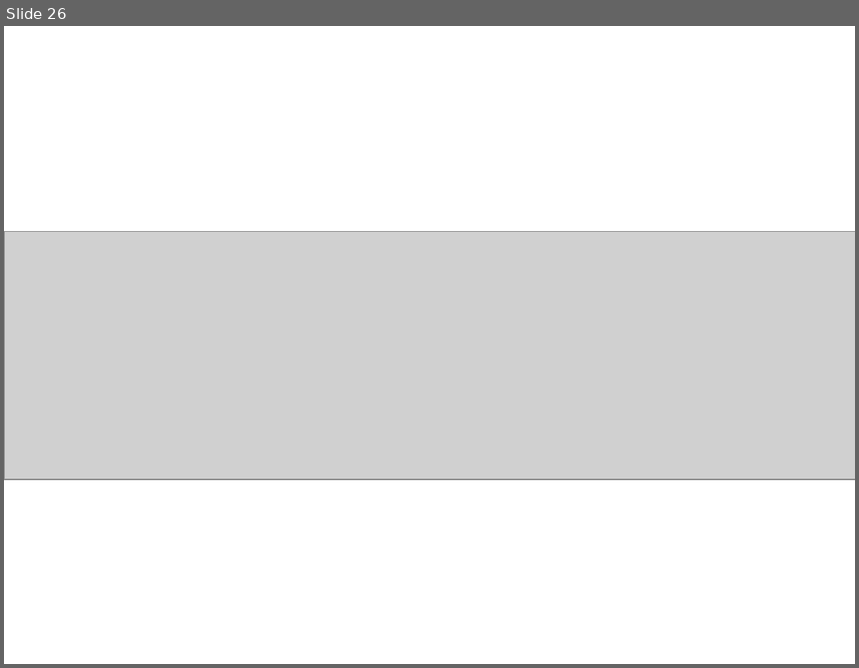
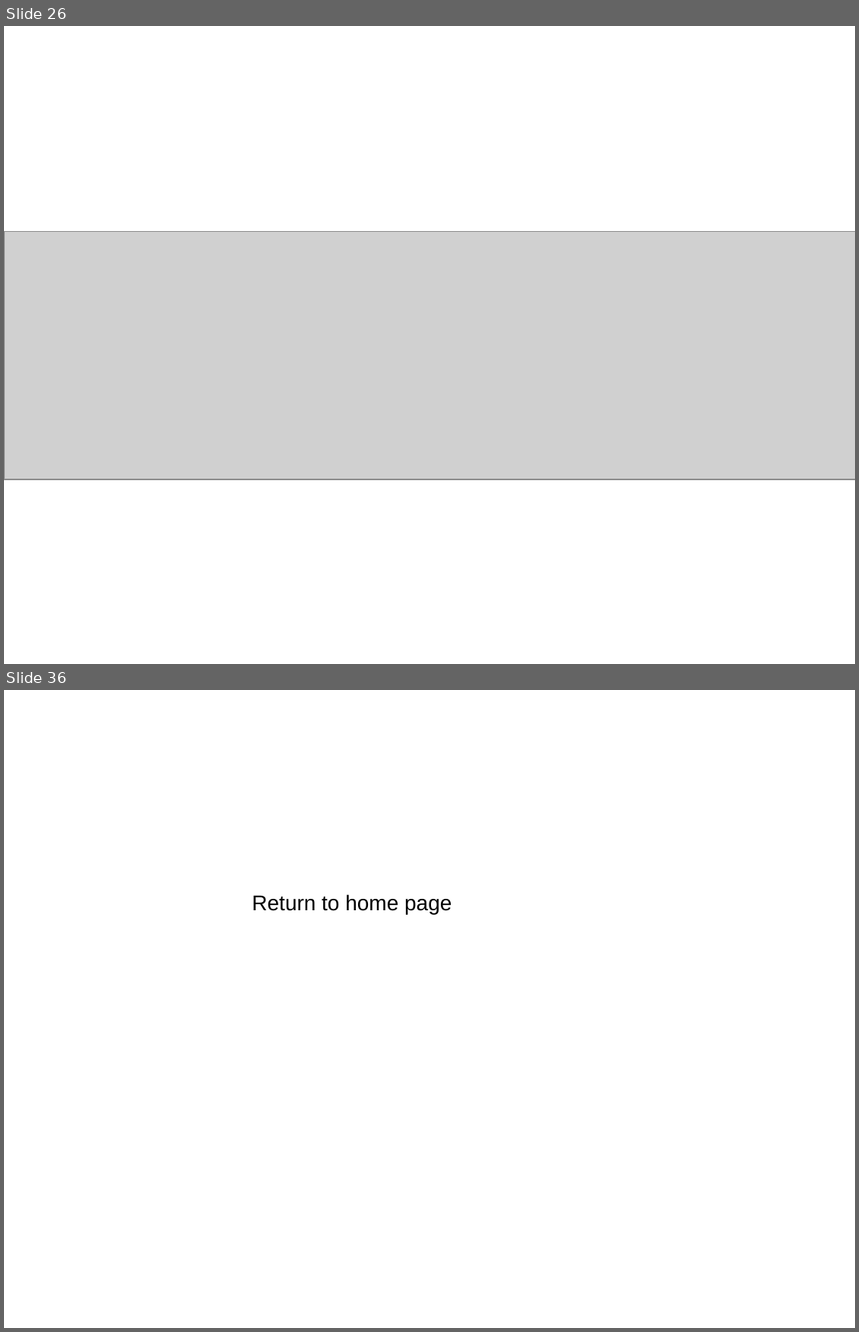
Before and after one commit to skipcole/opensimplatform, a slide deck: osp_arch_docs/instructor_vid/USIP_OSP_Facilitator_Training.ppt. Shown one above the other, each under a label of ours: slide 26 before the commit, slides 26 and 36 after it; the slides between them are not shown. The pictures are 859x668 and 859x1332 pixels, drawn with LibreOffice and Linux fonts; fonts in the diff are those of the drawing; grey boxes stand for pictures. Boxes give left, top, right and bottom in pixels: in the first picture for what was removed or moved away, otherwise in the second. Text is boxed around its words. In the diff, an @@ line names an element or a change of style, - is before the commit and + after.

```diff
--- a/osp_arch_docs/instructor_vid/USIP_OSP_Facilitator_Training.ppt
+++ b/osp_arch_docs/instructor_vid/USIP_OSP_Facilitator_Training.ppt
@@ slide 36 added at (4, 690, 855, 1328), background #FFFFFF @@
@@ text added at (252, 894, 452, 914), 18 pt, text #000000 @@
+Return to home page
```
Also in this commit, not shown: 16 other slides added, 16 slides removed, 10 other files.
